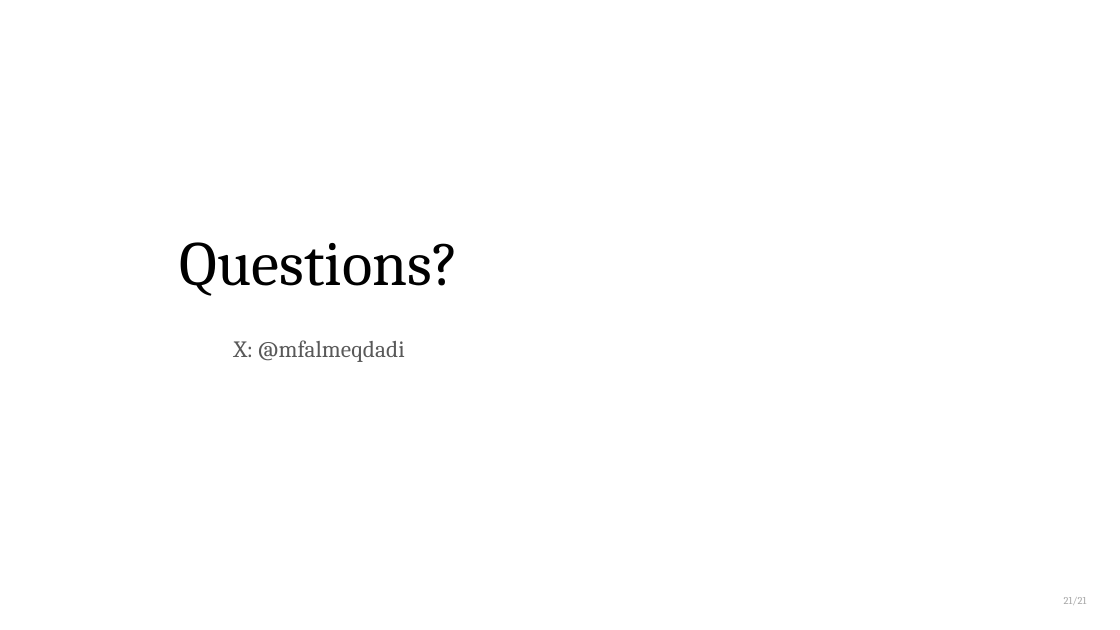
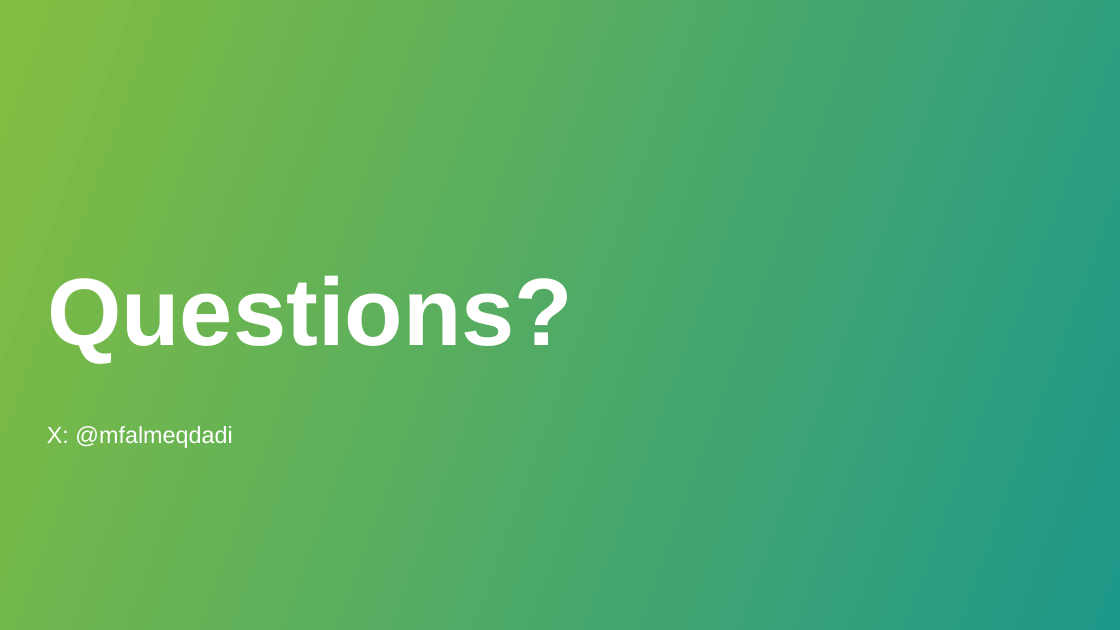
Before and after one commit to qaddodi/mohammad-almeqdadi-lectures, a slide deck: slide 34 of lectures/ehr-tools-tlm-2026/Epically Efficient EHR Tools.pptx. Drawn at 1120x630 pixels with LibreOffice and Linux fonts; fonts in the diff are those of the drawing; background and template pictures are left out. Boxes give left, top, right and bottom in pixels: in the first picture for what was removed or moved away, otherwise in the second. Text is boxed around its words. In the diff, an @@ line names an element or a change of style, - is before the commit and + after.

```diff
--- a/lectures/ehr-tools-tlm-2026/Epically Efficient EHR Tools.pptx
+++ b/lectures/ehr-tools-tlm-2026/Epically Efficient EHR Tools.pptx
@@ background picture (left out) to gradient #1E988A to #81BD41 @@
@@ title "Questions?" at bbox=[47, 275, 573, 363]: size 54 to 82 pt, font Cambria to Arial, text colour #000000 to #FFFFFF, bold on; alignment centre to left; line spacing 1 to 0.9 @@
@@ text "X: @mfalmeqdadi": place and size @@
-text "X: @mfalmeqdadi" at bbox=[234, 340, 405, 362]
+text "X: @mfalmeqdadi" at bbox=[47, 426, 232, 448]
@@ text "X: @mfalmeqdadi" at bbox=[47, 426, 232, 448]: font Cambria to Arial, text colour #595959 to #FFFFFF; alignment centre to left; vertical alignment middle to top @@
@@ text removed at bbox=[1064, 597, 1087, 605] @@
-21/21
```
Also in this commit, not shown: 33 other slides changed, 3 other files.
